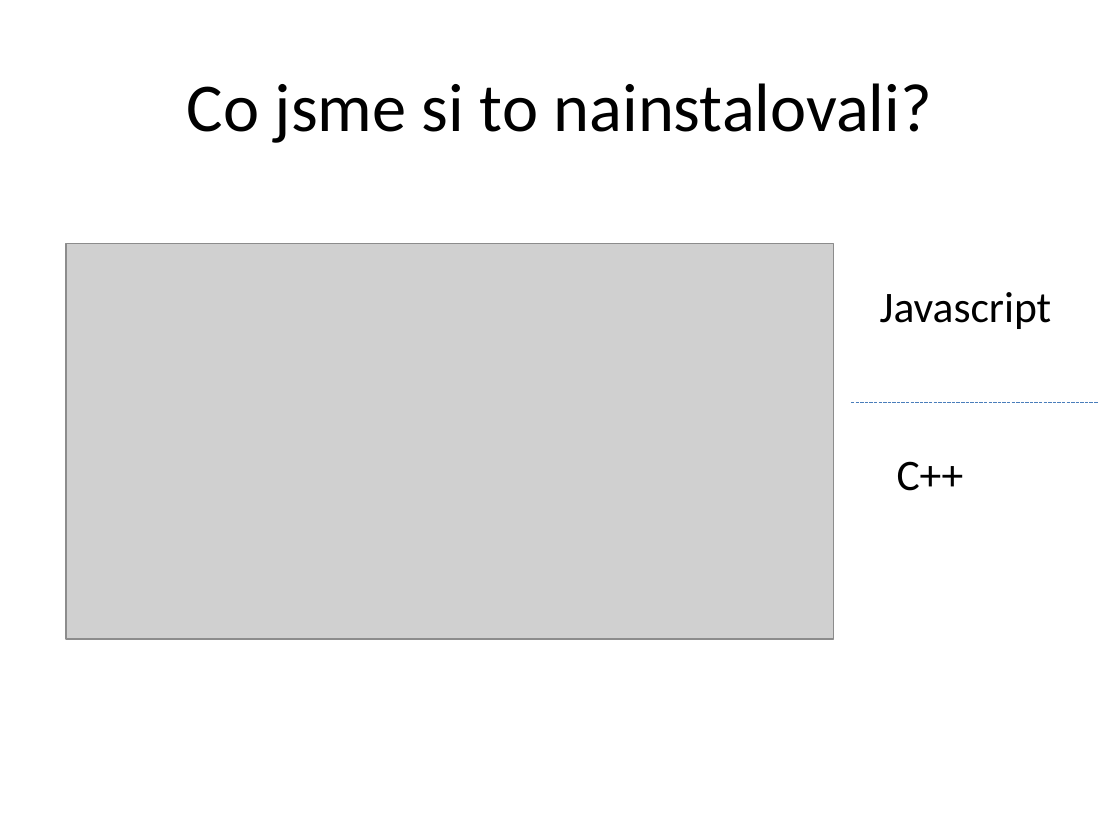
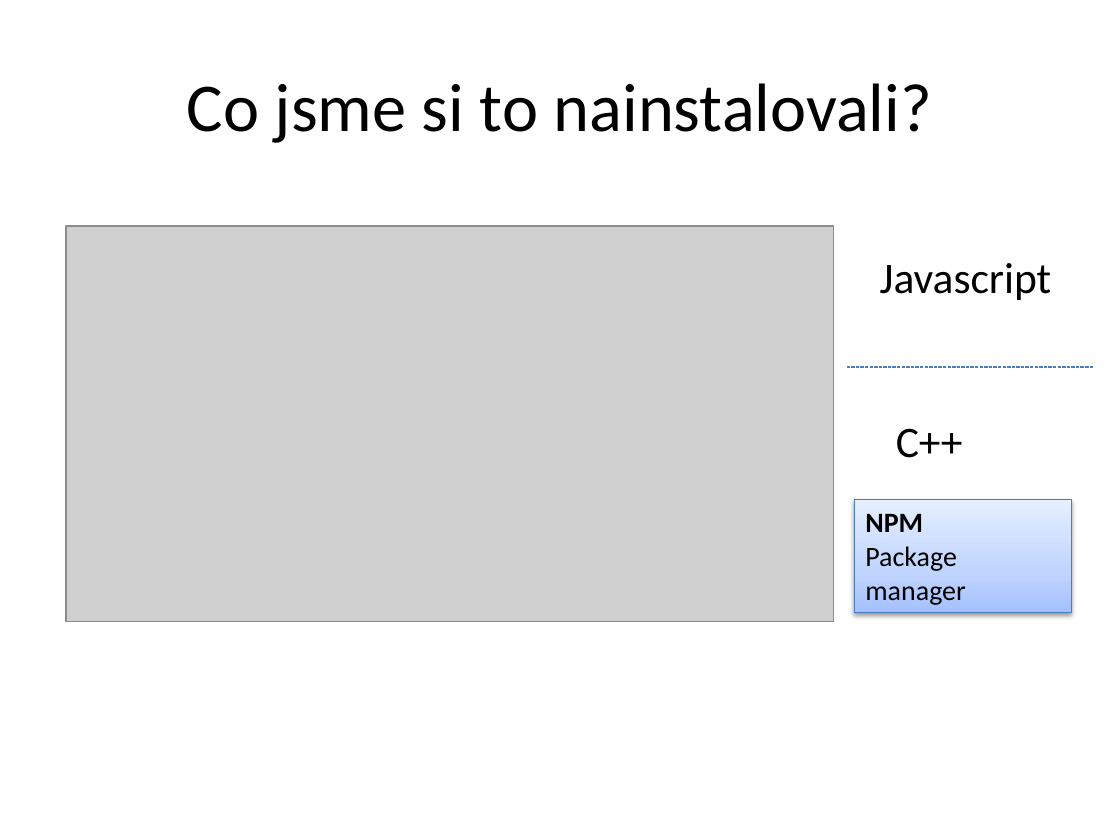
Before and after one commit to etnetera-activate/node-minicourse, a slide deck: slide 6 of node-uvod.pptx. Drawn at 1120x840 pixels with LibreOffice and Linux fonts; fonts in the diff are those of the drawing; grey boxes stand for pictures; background and template pictures are left out. Boxes give left, top, right and bottom in pixels: in the first picture for what was removed or moved away, otherwise in the second. Text is boxed around its words. In the diff, an @@ line names an element or a change of style, - is before the commit and + after.

```diff
--- a/node-uvod.pptx
+++ b/node-uvod.pptx
@@ picture: place and size @@
-picture at <box>66,244,833,640</box>
+picture at <box>66,226,833,622</box>
@@ text "Javascript": place and size @@
-text "Javascript" at <box>880,292,1052,329</box>
+text "Javascript" at <box>880,263,1052,300</box>
@@ line moved from (851, 402) - (1098, 402) to (847, 367) - (1093, 367) @@
@@ text "C++": place and size @@
-text "C++" at <box>897,461,964,491</box>
+text "C++" at <box>896,428,963,458</box>
@@ rectangle added at <box>855,500,1072,613</box>, fill gradient #A4C4FF to #BFD4FF to #E6EEFF, outline #4B7EBC 0.75 pt, 18 pt, text #000000 @@
+NPM
+Package manager
```
Also in this commit, not shown: 7 other slides changed, 3 slides added, 1 slide removed, 7 other files.
